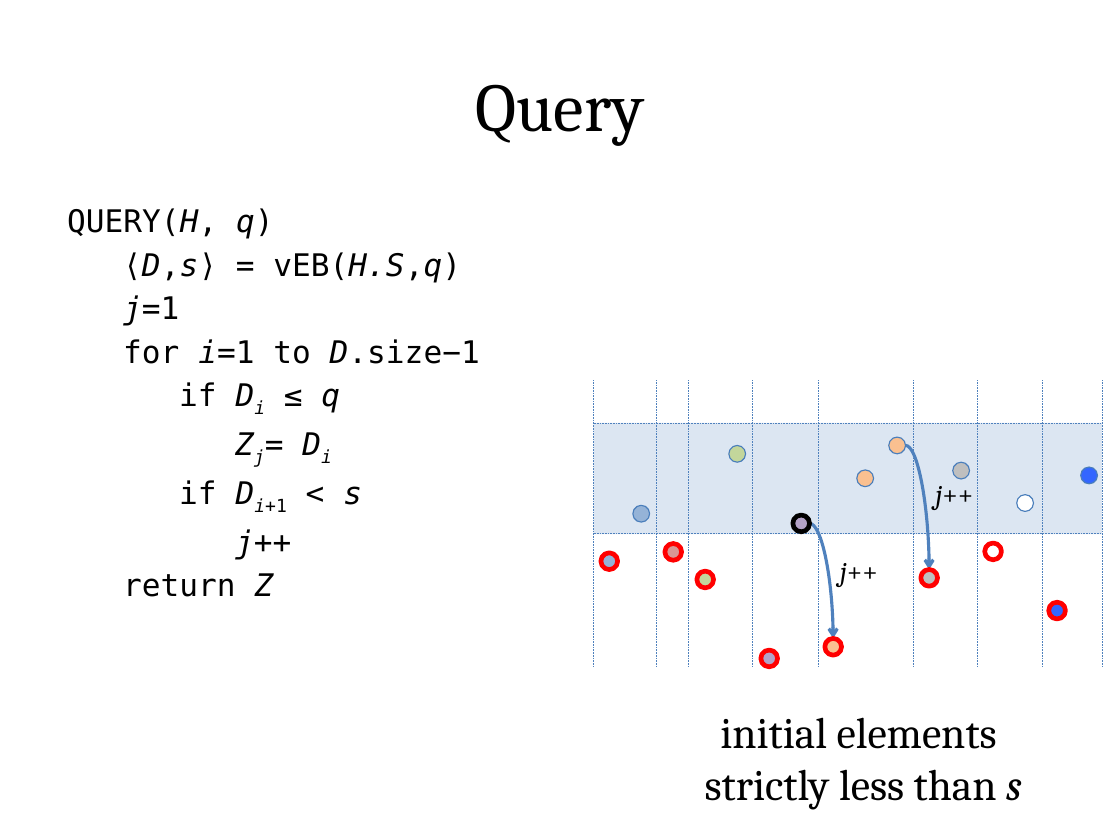
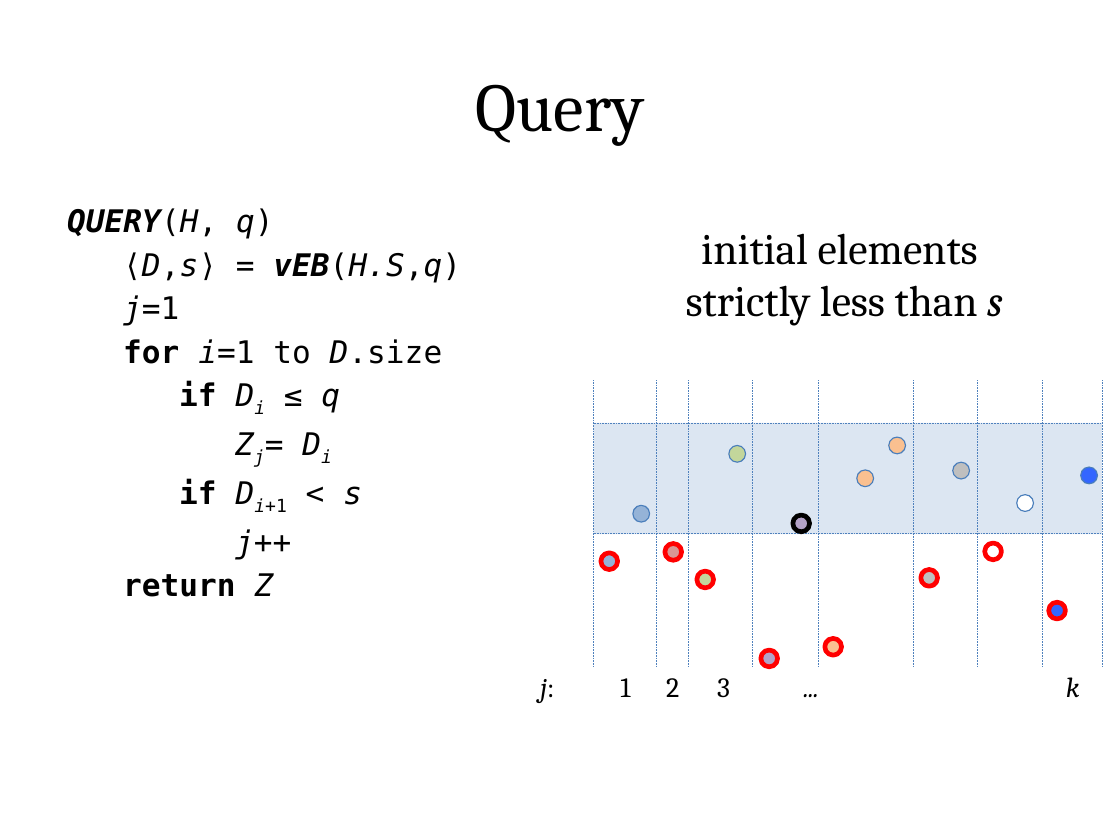
Before and after one commit to vineetgopal/fractals_paper, a slide deck: slide 16 of final_presentation.pptx (slide 15 before the commit). Drawn at 1120x840 pixels with LibreOffice and Linux fonts; fonts in the diff are those of the drawing. Boxes give left, top, right and bottom in pixels: in the first picture for what was removed or moved away, otherwise in the second. Text is boxed around its words. In the diff, an @@ line names an element or a change of style, - is before the commit and + after.

```diff
--- a/final_presentation.pptx
+++ b/final_presentation.pptx
@@ text at bbox=[67, 208, 461, 597]: bold on in "QUERY(H,", "vEB(H.S,q)", "if", "if" and 1 more places; italic on in "QUERY(H,", "vEB(H.S,q)" @@
@@ text "initial elements": place and size @@
-text "initial elements" at bbox=[705, 717, 1022, 810]
+text "initial elements" at bbox=[686, 233, 1003, 326]
@@ text at bbox=[123, 339, 443, 364]: text changed @@
-for i=1 to D.size−1
+for i=1 to D.size
@@ curved arrow removed from (906, 446) to (930, 569) @@
@@ text removed at bbox=[936, 478, 974, 510] @@
-j++
@@ curved arrow removed from (810, 523) to (833, 638) @@
@@ text at bbox=[540, 679, 554, 703]: text changed; italic on @@
-j++
+j:
@@ text added at bbox=[620, 678, 630, 697], 18 pt, text #000000 @@
+1
@@ text added at bbox=[666, 678, 679, 697], 18 pt, text #000000 @@
+2
@@ text added at bbox=[717, 678, 730, 698], 18 pt, text #000000 @@
+3
@@ text added at bbox=[793, 664, 844, 709], 18 pt, text #000000, italic @@
+...
@@ text added at bbox=[1066, 677, 1080, 697], 18 pt, text #000000, italic @@
+k
```
Also in this commit, not shown: 9 other slides changed, 8 slides added, 1 other file.
